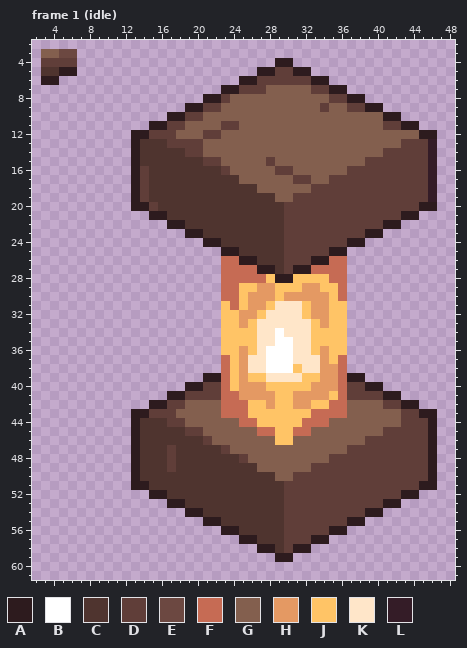
One commit to this pixel-art file: Assets/Asset/env/Moving_Iight_Anim.aseprite. This is how it looked before the edit.
64x64 pixels, 47 frames. Colours within 5 levels of each other are drawn and written as one. Shown: frame 1 (idle): x 2..48, y 2..61.
Palette (. is transparent): A #2d1b1e  B #ffffff  C #4f342f  D #603e39  E #6c4841  F #c66b54  G #835f4e  H #e49963  J #ffc466  K #ffe6c9  L #341c27
Once edited:
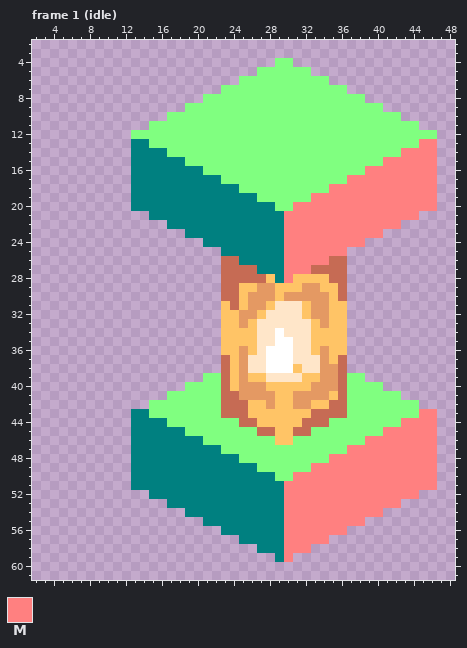
Colours new in this view: M #ff8080
Difference:
layer "NM" added
colour C: #4f342f -> #008080
colour G: #835f4e -> #80ff80
Changed rows in their new state; - is a pixel that keeps its letter.
Frame 1 (idle), layers "NM", "1 Copy":
first column x 3:
 3 ....----------------------------------------
 4 ....----------------------GG----------------
 5 ....--------------------GGGGGG--------------
 6 ..--------------------GGGGGGGGGG------------
 7 --------------------GGGGG-----GGGG----------
 8 ------------------GGG-----------GGGG--------
 9 ----------------GGGG-----------G--GGGG------
10 --------------GGGG--------------------GG----
11 ------------GGGG----GG----------------GGGG--
12 ----------GGGGG---GG----------------------GG
13 ----------C-GGGGGG----------------------GGMM
14 ----------C---GGGG--------------------GGMMMM
15 ----------C-----GGGG-----G----------GGMMMMMM
16 ----------CC------GGG-----GG------GGMMMMMMMM
17 ----------CC--------GG------GG--GGMMMMMMMMMM
18 ----------CC----------GG------GGMMMMMMMMMMMM
19 ----------CC------------GG--GGMMMMMMMMMMMMMM
20 ----------CCC-------------GGMMMMMMMMMMMMMMMM
21 ------------CC-------------MMMMMMMMMMMMMMM--
22 --------------CC-----------MMMMMMMMMMMMM----
23 ----------------CC---------MMMMMMMMMMM------
24 ------------------CC-------MMMMMMMMM--------
25 --------------------CC-----MMMMMMM----------
26 ----------------------CC---MMMMM------------
27 ------------------------CC-MMM--------------
28 --------------------------CM----------------
first column x 13:
39 --------GG--------------GG--------
40 ------GGGG--------------GGGG------
41 ----GGGGGG--------------GGGGGG----
42 --GGGG----------------------GGGG--
43 CCGGG-------------------------GGMM
44 C---GG------------------------MMMM
45 C-----GG--------------------MMMMMM
46 C-------G-----------------MMMMMMMM
47 C---C-----G-------------MMMMMMMMMM
48 C---C-------G---------MMMMMMMMMMMM
49 C---C---------------MMMMMMMMMMMMMM
50 C-----------------MMMMMMMMMMMMMMMM
51 CC---------------MMMMMMMMMMMMMMMMM
52 --CC-------------MMMMMMMMMMMMMMM--
53 ----CC-----------MMMMMMMMMMMMM----
54 ------CC---------MMMMMMMMMMM------
55 --------CC-------MMMMMMMMM--------
56 ----------CC-----MMMMMMM----------
57 ------------CC---MMMMM------------
58 --------------CC-MMM--------------
59 ----------------CM----------------
Pixel boxes of the changes (left, top, right, bottom) in both pictures:
erased: (41, 49, 77, 85)
changed: (131, 58, 437, 283)
changed: (131, 373, 437, 562)
